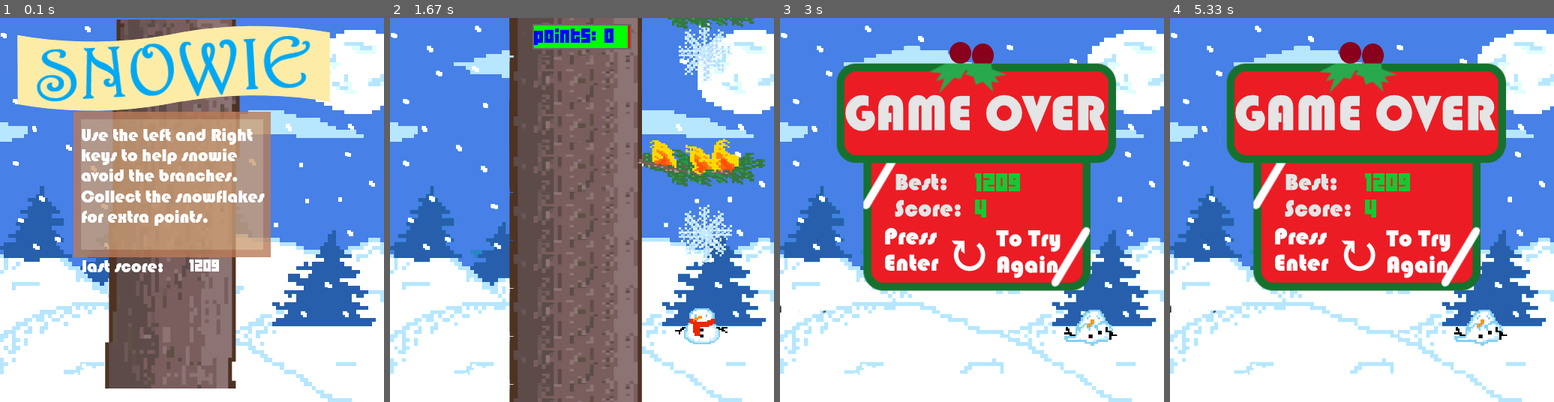
Above: before the commit, frames 1-4 (left to right).
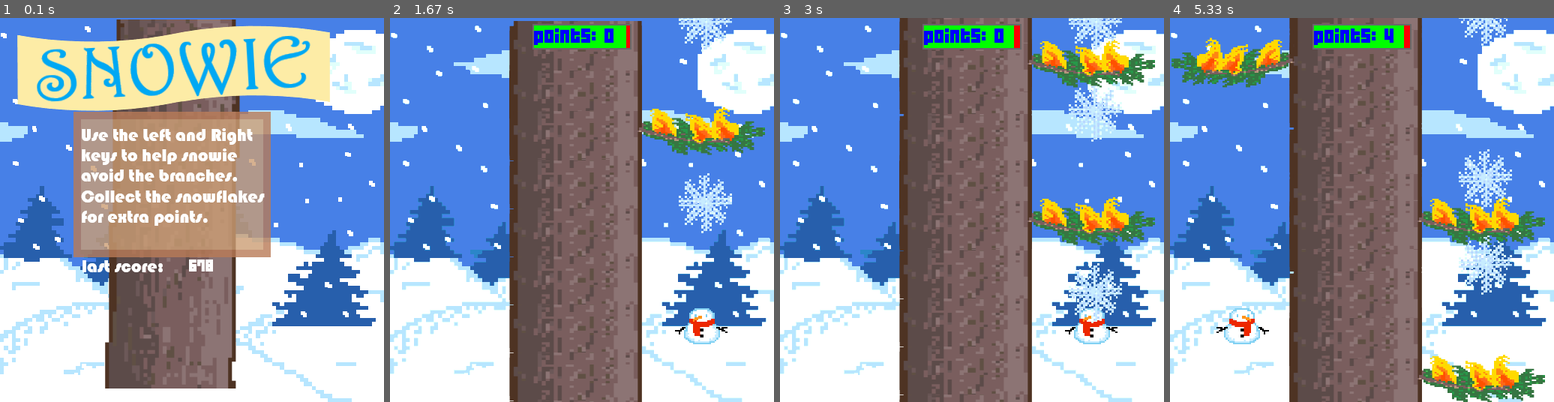
Above: after the commit, the same moments.

Repository: HeyItsBethany3/Game-Project
Game: pygame game, started from game.py
Same seed, same stepped clock (60 frames per second), same inputs: the game is played once before the commit and once after it.
Inputs:
- Up to frame 1 (0.1 s): no input
- Up to frame 2 (1.67 s): tap Enter at 0.33 s
- Up to frame 3 (3 s): hold Left 1.67-2.2 s; hold Right from 2.67 s (still down)
- Up to frame 4 (5.33 s): release Right at 3.3 s; hold Left 3.33-3.8 s; hold Left 3.83-4.3 s; hold Left 4.33-4.8 s

The runs differ from the first frame. In frame 1, 0.1% of the frame differs, in the area x 49-58%, y 62-67%; in frame 2, 12%; in frame 3, 56%; in frame 4, 60%, in the area x 0-98%, y 0-100%.

Commit message:
adding sound effects, restoring health loss rate,updating README

Diff:
--- a/game.py
+++ b/game.py
@@ -47,6 +47,14 @@
 
 #flakeHeight = 150
 
+#play background music
+pygame.mixer.music.load('sound_effects/music.mp3')
+pygame.mixer.music.play(-1)
+
+#sound effect of gameover
+gameEnd = pygame.mixer.Sound("sound_effects/sound2.wav")
+
+
 
 class Branches:
 
@@ -93,7 +101,7 @@
         if  upperBound < snowmanY < lowerBound  and snowmanPos == self.pos:
             # New branch would be in snowmans space
                 game_state = 0 #game over
-
+                gameEnd.play()
 
 
         elif (newY > sHeight):
@@ -293,6 +301,7 @@
 # Main code
 
 # Initialise pygame and draw screen
+#pygame.mixer.pre_init(44100,16,2,4096)
 pygame.init()
 screen = pygame.display.set_mode((sWidth, sHeight))
 
@@ -355,7 +364,7 @@
 
         # Update background
         paintEverything()
-
+        scorer.update()
 
         # Branches and snowflakes move faster over time
         startSpeed = 6
@@ -381,23 +390,24 @@
         if counter%50 == 0:
             # Gain points over time
             scorer.add_points()
-        if counter % 10 == 0:
+        #
+        # if counter % 10 == 0:
             # Lose health over time
-            scorer.update(counter)
+            #scorer.update()
 
         if not scorer.snowie_alive():
             game_state = 0 # Game over
-
+            gameEnd.play() #plays sound effect
         counter += 1
 
         # Shows any changes made
         pygame.display.flip()
-
+        window.update()
 
     elif game_state == 2:
         # Menu screen
         background.draw()
-        if counter < 250:
+        if counter < 600:
             menu_bg.draw()
             window.draw_text(str(score_manager.get_records()), 512 - 260, 320, color=(255,255,255), font_file='font.TTF', size=20)
         else:
@@ -414,10 +424,10 @@
             # Initial graphics
             paintEverything()
 
-
+# Game over
     elif game_state == 0:
-        # Game over
-
+        #stops bg music
+        pygame.mixer.music.stop()
         # Calculate high score
         if not record_checked:
             if scorer.get_points() > score_manager.get_records():
@@ -470,7 +480,7 @@
         pygame.display.flip()
 
 
-
+#print(window.curr_time)
 
 pygame.quit()  # Stops program
 os._exit(0)  # Stops program for mac OS users
--- a/records.txt
+++ b/records.txt
@@ -1 +1 @@
-1209
+678
--- a/scorer.py
+++ b/scorer.py
@@ -3,13 +3,12 @@
 
 class Scorer:
 
-    health = 100
-    points = 0
-    multiplier = 1
-    #life_loss_rate = 3.3#3.3
 
     def __init__(self, window):
         self.window = window
+        self.health = 100
+        self.points = 0
+        self.life_loss_rate = 2
 
     def add_points(self):
         self.points += 1
@@ -18,15 +17,13 @@
     def snowflake_calc(self):
         self.points += 3
         self.health += 5
-        #self.life_loss_rate += 0.4 ** self.life_loss_rate
+        self.life_loss_rate += 0.5 ** self.life_loss_rate
 
         if self.health > 100:
             self.health = 100
 
-    def update(self, x):
-        self.x = x
-        self.health -= 1
-        #self.health -= self.life_loss_rate * x/360
+    def update(self):
+        self.health -= self.life_loss_rate * self.window.delta_time()
 
     def snowie_alive(self):
         return self.health > 0
Not shown, changed: README.md
Not shown, added: sound_effects/music.mp3
Not shown, added: sound_effects/sound1.wav
Not shown, added: sound_effects/sound2.wav
Not shown, added: sound_effects/sound3.wav
